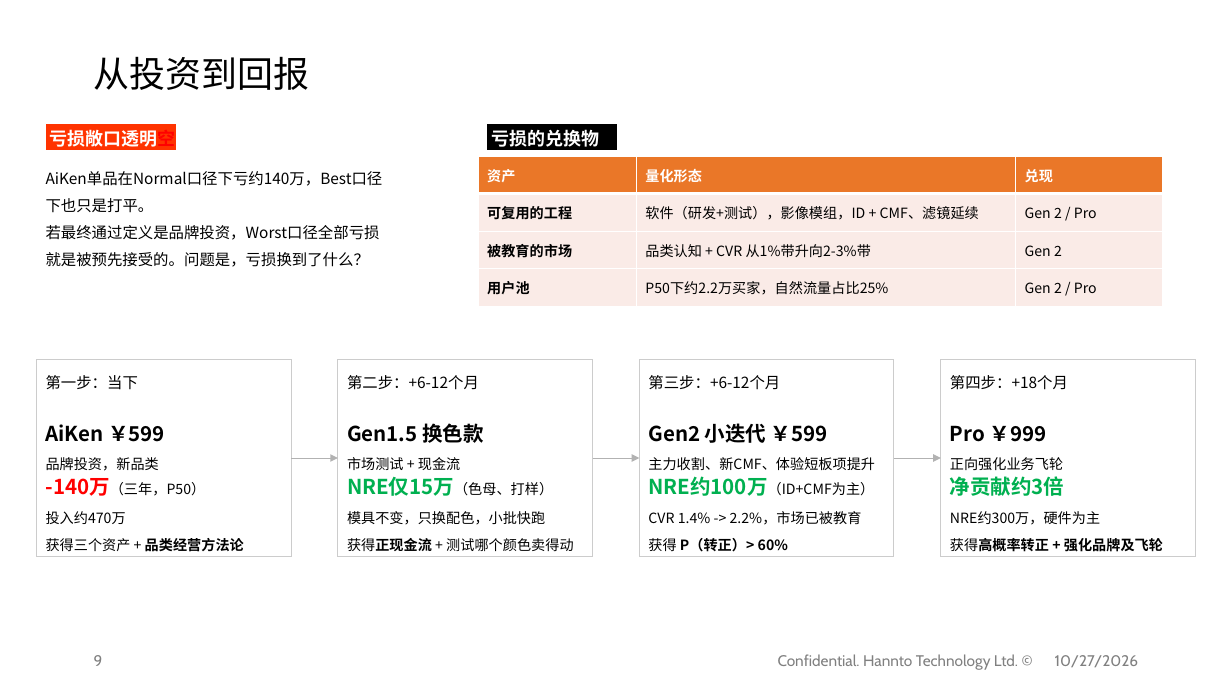
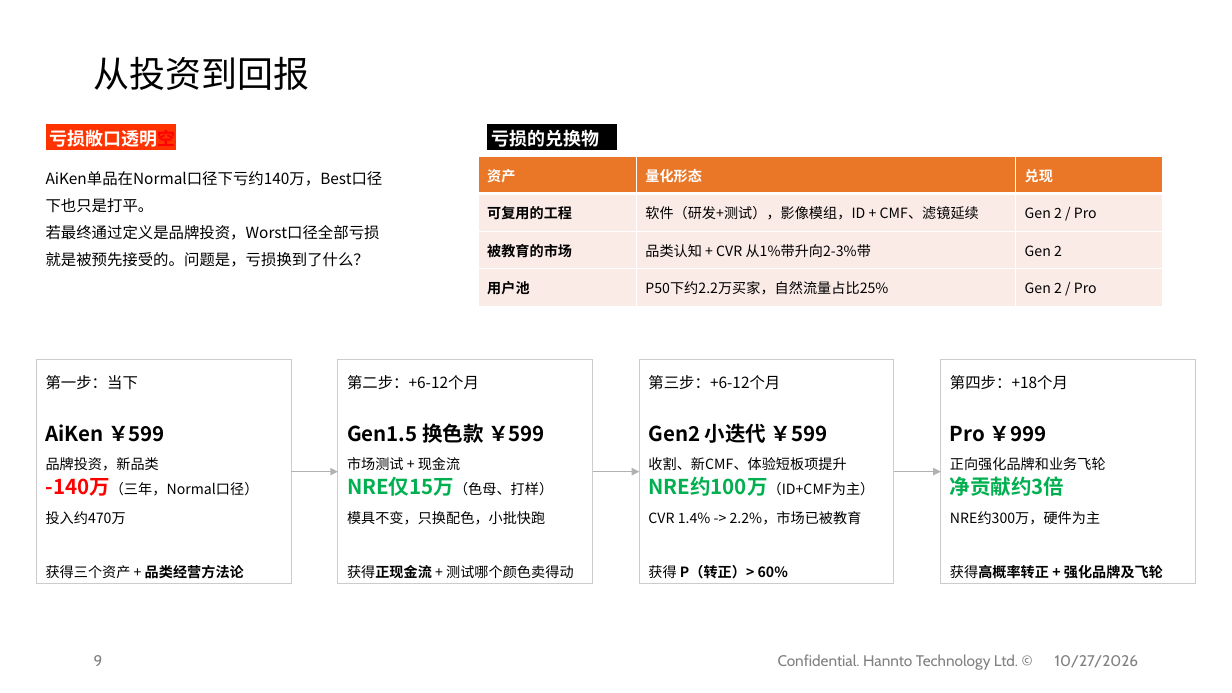
Before and after one commit to shengnanxiang/code_aiken, a slide deck: slide 9 of 极印版 aiken/AiKen_JY_SI^L0DO_261027.pptx. Drawn at 1232x693 pixels with LibreOffice and Linux fonts; fonts in the diff are those of the drawing; background and template pictures are left out. Boxes give left, top, right and bottom in pixels: in the first picture for what was removed or moved away, otherwise in the second. Text is boxed around its words. In the diff, an @@ line names an element or a change of style, - is before the commit and + after.

```diff
--- a/极印版 aiken/AiKen_JY_SI^L0DO_261027.pptx
+++ b/极印版 aiken/AiKen_JY_SI^L0DO_261027.pptx
@@ text in rectangle at <box>36,360,291,583</box>: text changed @@
--140万（三年，P50）
+-140万（三年，Normal口径）
@@ rectangle "第一步：当下": place and size @@
-rectangle "第一步：当下" at <box>36,360,291,556</box>
+rectangle "第一步：当下" at <box>36,360,291,583</box>
@@ rectangle "第二步：+6-12个月": place and size @@
-rectangle "第二步：+6-12个月" at <box>338,360,593,556</box>
+rectangle "第二步：+6-12个月" at <box>338,360,593,583</box>
@@ rectangle "第三步：+6-12个月": place and size @@
-rectangle "第三步：+6-12个月" at <box>640,360,895,556</box>
+rectangle "第三步：+6-12个月" at <box>640,360,895,583</box>
@@ rectangle "第四步：+18个月": place and size @@
-rectangle "第四步：+18个月" at <box>941,360,1196,556</box>
+rectangle "第四步：+18个月" at <box>941,360,1196,583</box>
@@ text in rectangle at <box>347,423,545,443</box>: text changed @@
-Gen1.5 换色款
+Gen1.5 换色款 ￥599
@@ text in rectangle at <box>648,457,846,470</box>: text changed @@
-主力收割、新CMF、体验短板项提升
+收割、新CMF、体验短板项提升
@@ 3 arrows: place and size @@
-3 arrows at <box>291,458,941,458</box>
+3 arrows at <box>291,471,941,471</box>
@@ text in rectangle at <box>950,457,1106,470</box>: text changed @@
-正向强化业务飞轮
+正向强化品牌和业务飞轮
```
Also in this commit, not shown: 4 other slides changed, 1 other file.
